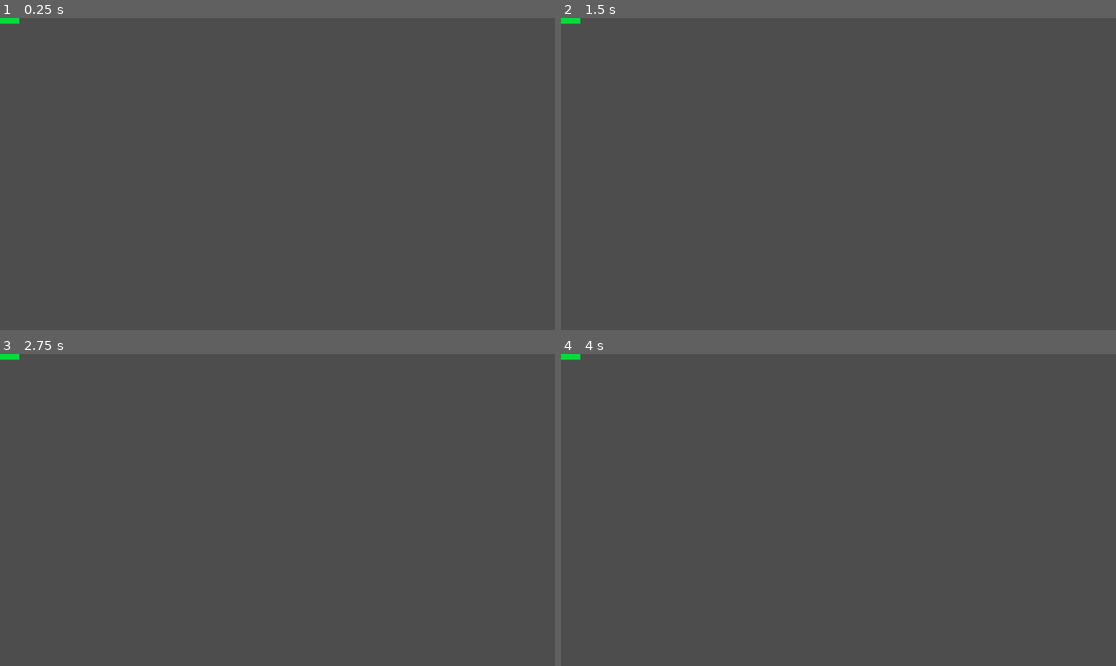
Above: before the commit, frames 1-4 (two rows, left to right).
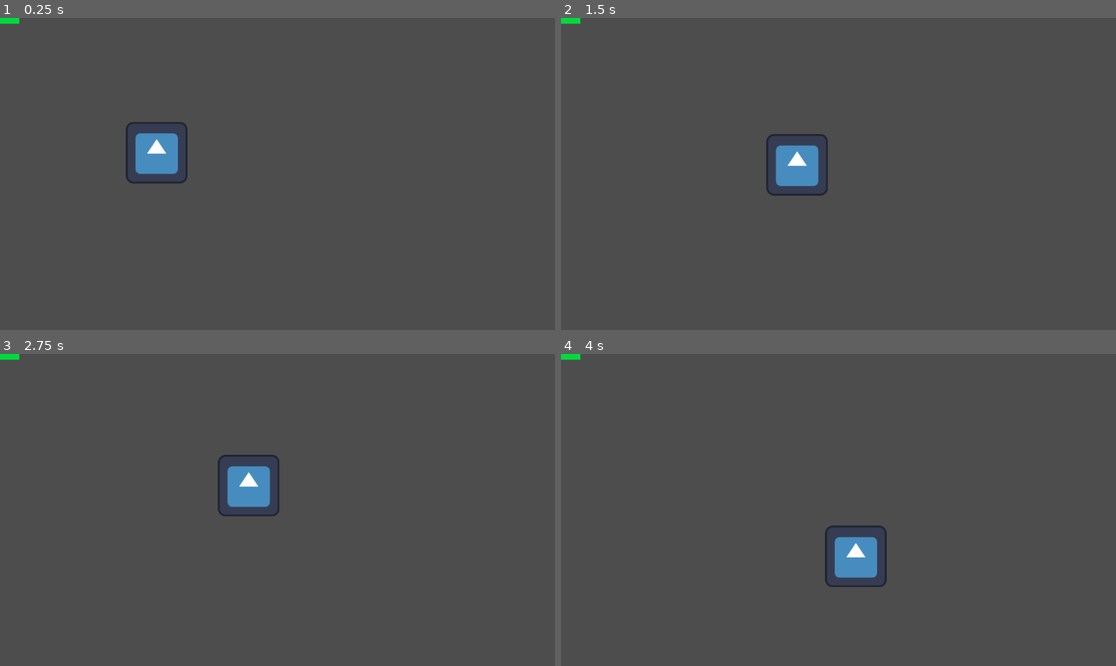
Above: after the commit, the same moments.

Repository: Lukas74m/gae_ca2
Game: Godot game, scene res://scenes/game/Game.tscn
Same seed, same stepped clock (60 frames per second), same inputs: the game is played once before the commit and once after it. The engine's default icon, where the game draws it, is replaced by a stand-in: a white triangle on a blue panel in a dark square.
Inputs (mouse positions are in pixels of both pictures, inside the frame that each line leads up to):
- Up to frame 1 (0.25 s): no input
- Up to frame 2 (1.5 s): move the mouse to (960, 158) at 0.52 s; move the mouse to (727, 189) at 1.27 s
- Up to frame 3 (2.75 s): move the mouse to (333, 441) at 2.02 s
- Up to frame 4 (4 s): move the mouse to (810, 572) at 2.77 s; move the mouse to (1005, 556) at 3.52 s

The runs differ from the first frame. In frame 1, 1.3% of the frame differs, in the area x 22-34%, y 33-54%; in frame 2, 1.3%, in the area x 36-49%, y 37-58%; in frame 3, 1.3%; in frame 4, 1.3%.

Commit message:
Player Movement

Diff:
--- a/gae-ca2/scenes/game/Game.tscn
+++ b/gae-ca2/scenes/game/Game.tscn
@@ -1,7 +1,8 @@
-[gd_scene load_steps=3 format=3 uid="uid://dads2ywxohnu1"]
+[gd_scene load_steps=4 format=3 uid="uid://dads2ywxohnu1"]
 
 [ext_resource type="Script" uid="uid://bkhnbumjr1vsv" path="res://scripts/game/game.gd" id="1_m44fu"]
 [ext_resource type="PackedScene" uid="uid://c4s7ucak0uoa0" path="res://scenes/components/Health.tscn" id="2_m44fu"]
+[ext_resource type="PackedScene" uid="uid://c5o7ciyvg8l1k" path="res://scenes/player/Player.tscn" id="3_vrspl"]
 
 [node name="Game" type="Node2D"]
 script = ExtResource("1_m44fu")
@@ -11,4 +12,7 @@
 
 [node name="Health" parent="." instance=ExtResource("2_m44fu")]
 
+[node name="Player" parent="." instance=ExtResource("3_vrspl")]
+position = Vector2(276, 271)
+
 [connection signal="timeout" from="Gametimer" to="." method="_on_gametimer_timeout"]
--- a/gae-ca2/scenes/player/Player.tscn
+++ b/gae-ca2/scenes/player/Player.tscn
@@ -1,3 +1,33 @@
-[gd_scene format=3 uid="uid://c5o7ciyvg8l1k"]
+[gd_scene load_steps=6 format=3 uid="uid://c5o7ciyvg8l1k"]
 
-[node name="Player" type="Node2D"]
+[ext_resource type="Script" uid="uid://cnul1yq56e3sh" path="res://scripts/player/player.gd" id="1_gfjak"]
+[ext_resource type="Texture2D" uid="uid://dbqr3cdmo3xrr" path="res://icon.svg" id="2_4kuee"]
+
+[sub_resource type="AtlasTexture" id="AtlasTexture_524rm"]
+atlas = ExtResource("2_4kuee")
+region = Rect2(0, 0, 128, 128)
+
+[sub_resource type="SpriteFrames" id="SpriteFrames_tpg5x"]
+animations = [{
+"frames": [{
+"duration": 1.0,
+"texture": SubResource("AtlasTexture_524rm")
+}],
+"loop": true,
+"name": &"test",
+"speed": 5.0
+}]
+
+[sub_resource type="CapsuleShape2D" id="CapsuleShape2D_c3xxp"]
+radius = 47.0
+height = 108.0
+
+[node name="Player" type="CharacterBody2D"]
+script = ExtResource("1_gfjak")
+
+[node name="AnimatedSprite2D" type="AnimatedSprite2D" parent="."]
+sprite_frames = SubResource("SpriteFrames_tpg5x")
+animation = &"test"
+
+[node name="CollisionShape2D" type="CollisionShape2D" parent="."]
+shape = SubResource("CapsuleShape2D_c3xxp")
--- a/gae-ca2/scripts/player/player.gd
+++ b/gae-ca2/scripts/player/player.gd
@@ -1,11 +1,21 @@
-extends Node2D
+extends CharacterBody2D
 
+@export var speed: float = 200.0
+@export var stop_distance: float = 4.0
 
 # Called when the node enters the scene tree for the first time.
 func _ready() -> void:
 	pass # Replace with function body.
 
 
-# Called every frame. 'delta' is the elapsed time since the previous frame.
-func _process(delta: float) -> void:
-	pass
+func _physics_process(delta: float) -> void:
+	var mouse_position = get_global_mouse_position()
+	var direction = mouse_position - global_position
+	var distance = direction.length()
+
+	if distance > stop_distance:
+		velocity = direction.normalized() * speed
+	else:
+		velocity = Vector2.ZERO  # Stoppt die Bewegung
+
+	move_and_slide()
